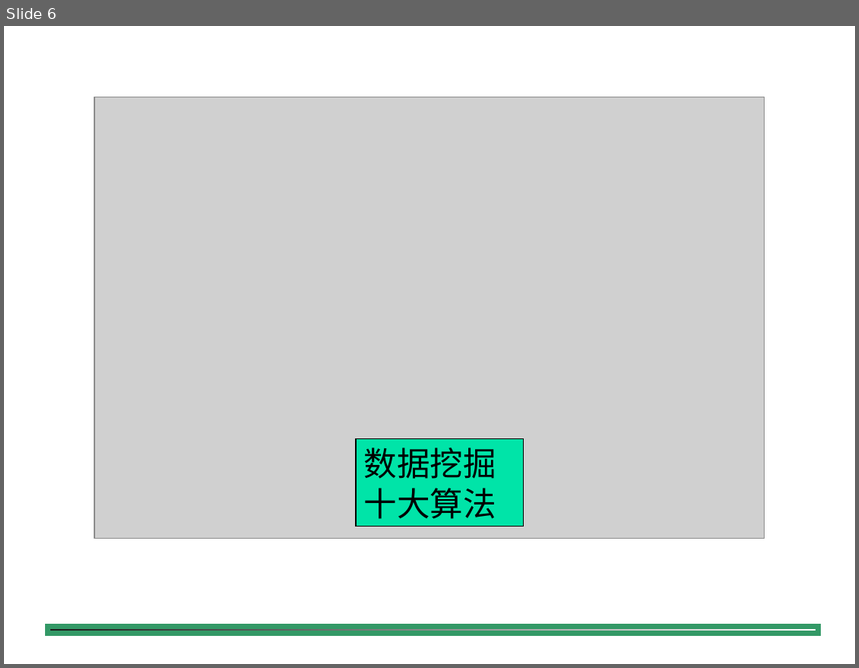
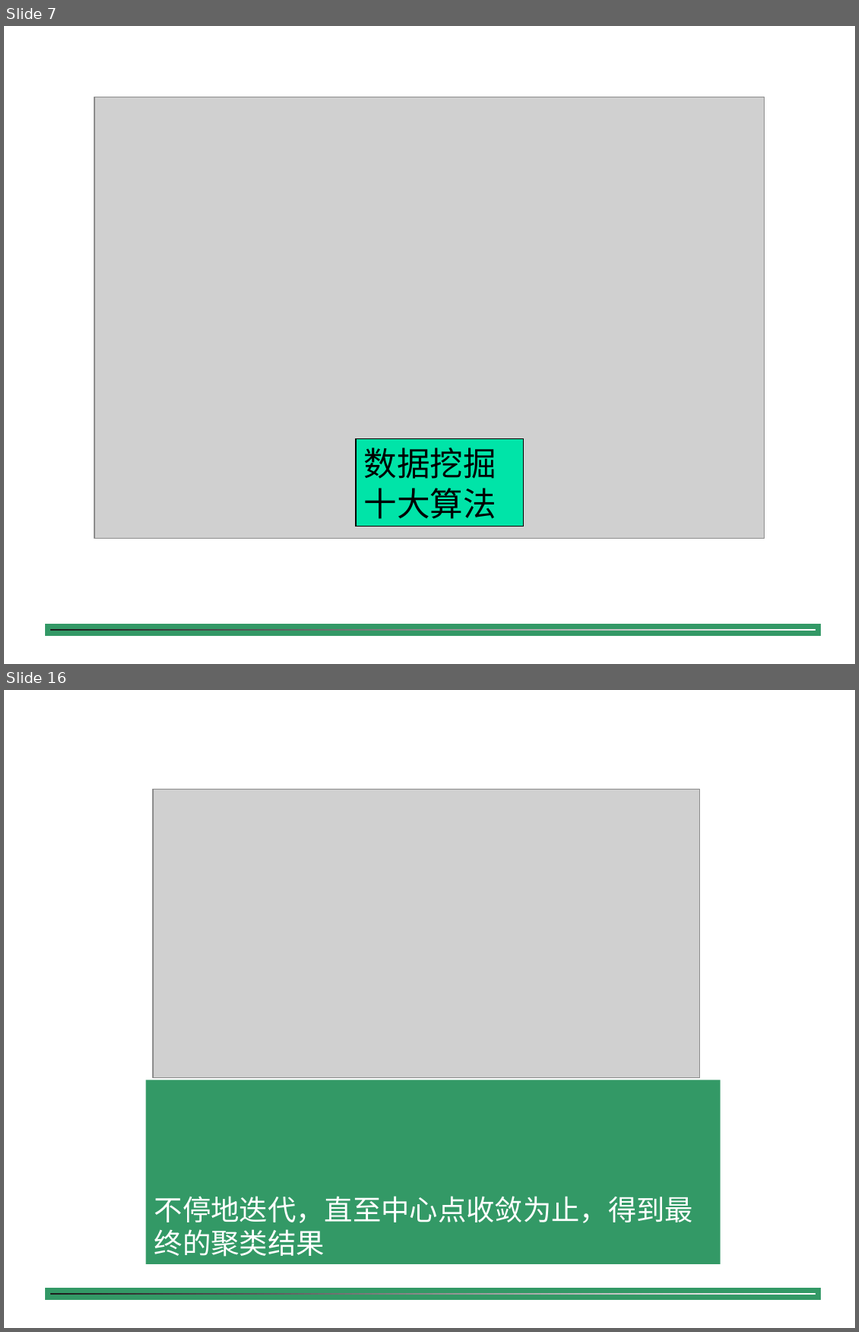
Before and after one commit to shfkuang/shfkuang.github.io, a slide deck: dm2019/fuxi.ppt. Shown one above the other, each under a label of ours: slide 6 before the commit, slides 7 and 16 after it; the slides between them are not shown. The pictures are 859x668 and 859x1332 pixels, drawn with LibreOffice and Linux fonts; fonts in the diff are those of the drawing; grey boxes stand for pictures; background and template pictures are left out. Boxes give left, top, right and bottom in pixels: in the first picture for what was removed or moved away, otherwise in the second. Text is boxed around its words. In the diff, an @@ line names an element or a change of style, - is before the commit and + after.

```diff
--- a/dm2019/fuxi.ppt
+++ b/dm2019/fuxi.ppt
@@ slide 16 added at box(4, 690, 855, 1328), background #FFFFFF; not listed: 1 template element that a slide beside it also shows @@
@@ picture added at box(153, 790, 700, 1079) @@
@@ title added at box(146, 1080, 721, 1265), fill #339966, 24 pt, text #FFFFFF @@
+不停地迭代，直至中心点收敛为止，得到最终的聚类结果
@@ what was slide 6 is now slide 7 @@
```
Also in this commit, not shown: 2 slides changed, 41 other slides added, 4 other files.
